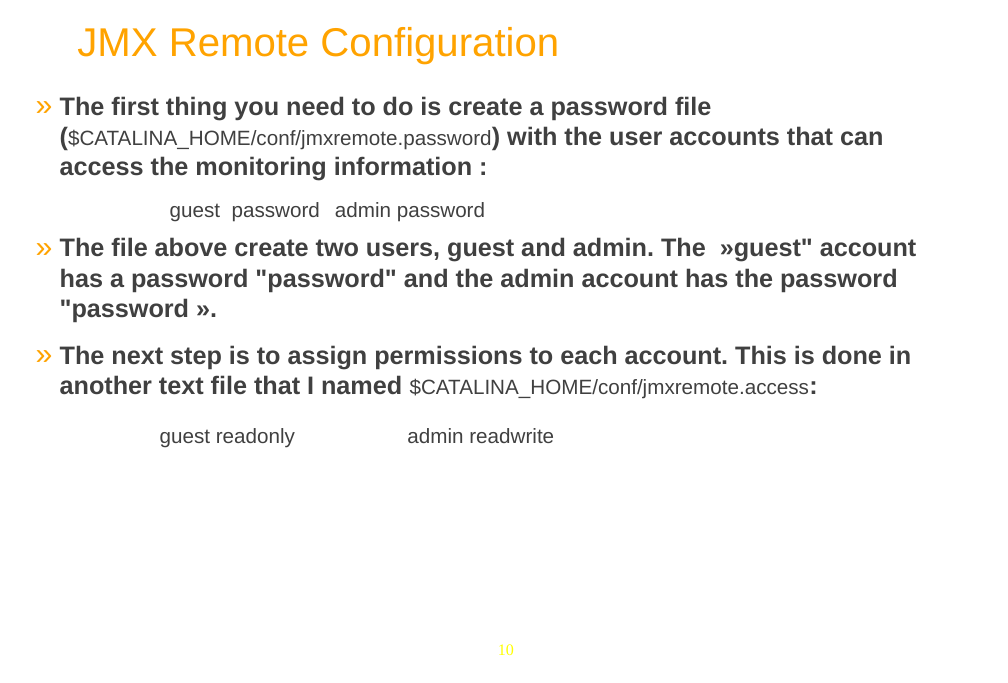
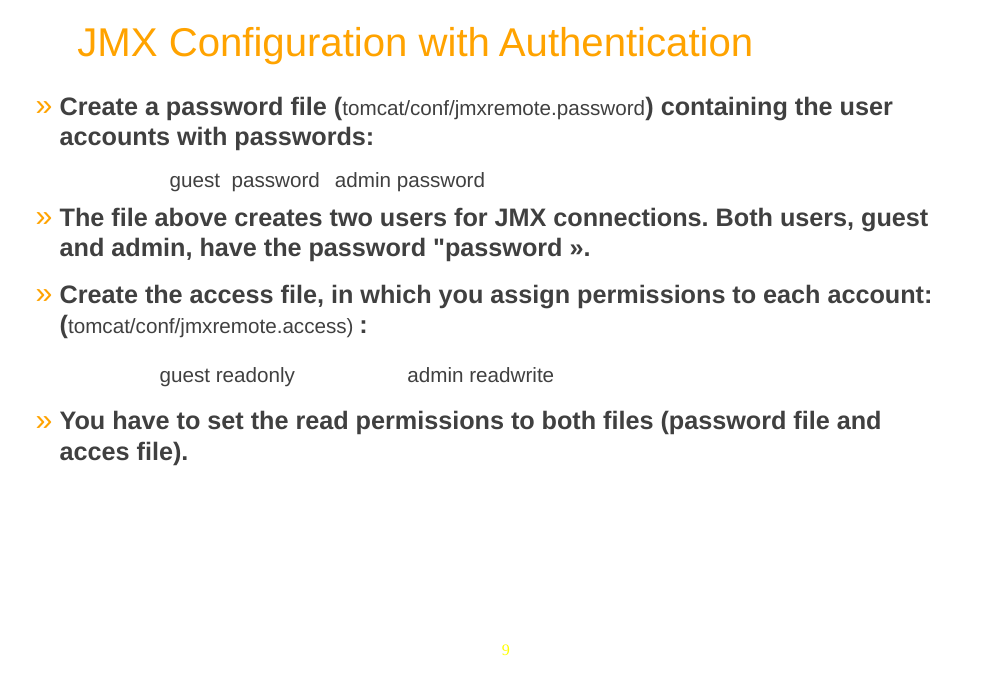
Before and after one commit to anhvurz90/training, a slide deck: slide 9 of exo-sysAdmin/980-JMX-XSys.pptx (slide 10 before the commit). Drawn at 1008x683 pixels with LibreOffice and Linux fonts; fonts in the diff are those of the drawing; background and template pictures are left out. Boxes give left, top, right and bottom in pixels: in the first picture for what was removed or moved away, otherwise in the second. Text is boxed around its words. In the diff, an @@ line names an element or a change of style, - is before the commit and + after.

```diff
--- a/exo-sysAdmin/980-JMX-XSys.pptx
+++ b/exo-sysAdmin/980-JMX-XSys.pptx
@@ title at [77, 27, 753, 64]: text changed @@
-  JMX Remote Configuration
+  JMX Configuration with Authentication
@@ text at [60, 96, 893, 151]: text changed @@
-  » The first thing you need to do is create a password file ($CATALINA_HOME/conf/jmxremote.password) with the user accounts that can access the monitoring information :
+  » Create a password file (tomcat/conf/jmxremote.password) containing the user accounts with passwords:
@@ text at [60, 207, 933, 338]: text changed @@
-  » The file above create two users, guest and admin. The »guest" account has a password "password" and the admin account has the password "password ».
-  » The next step is to assign permissions to each account. This is done in another text file that I named $CATALINA_HOME/conf/jmxremote.access:
+  » The file above creates two users for JMX connections. Both users, guest and admin, have the password "password ».
+  » Create the access file, in which you assign permissions to each account: (tomcat/conf/jmxremote.access) :
@@ text at [60, 410, 882, 465]: paragraph added @@
+  » You have to set the read permissions to both files (password file and acces file).
@@ page number at [502, 644, 510, 655]: text changed @@
-10
+9
```
Also in this commit, not shown: 11 other slides changed, 2 slides removed, 4 other files.
